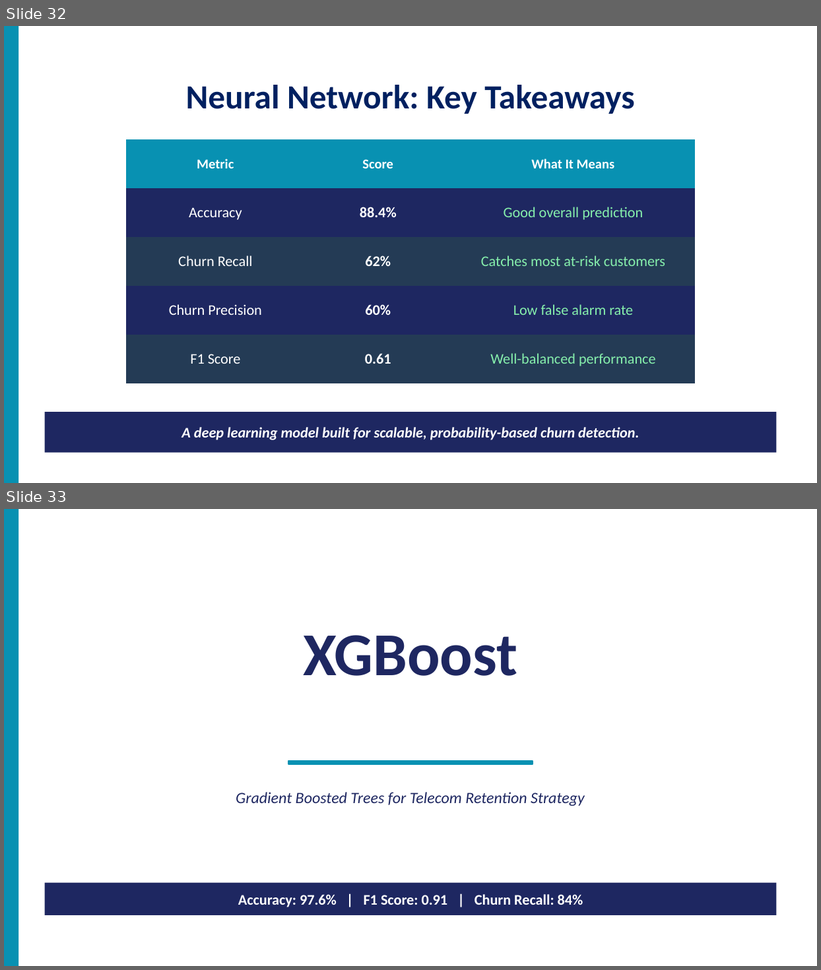
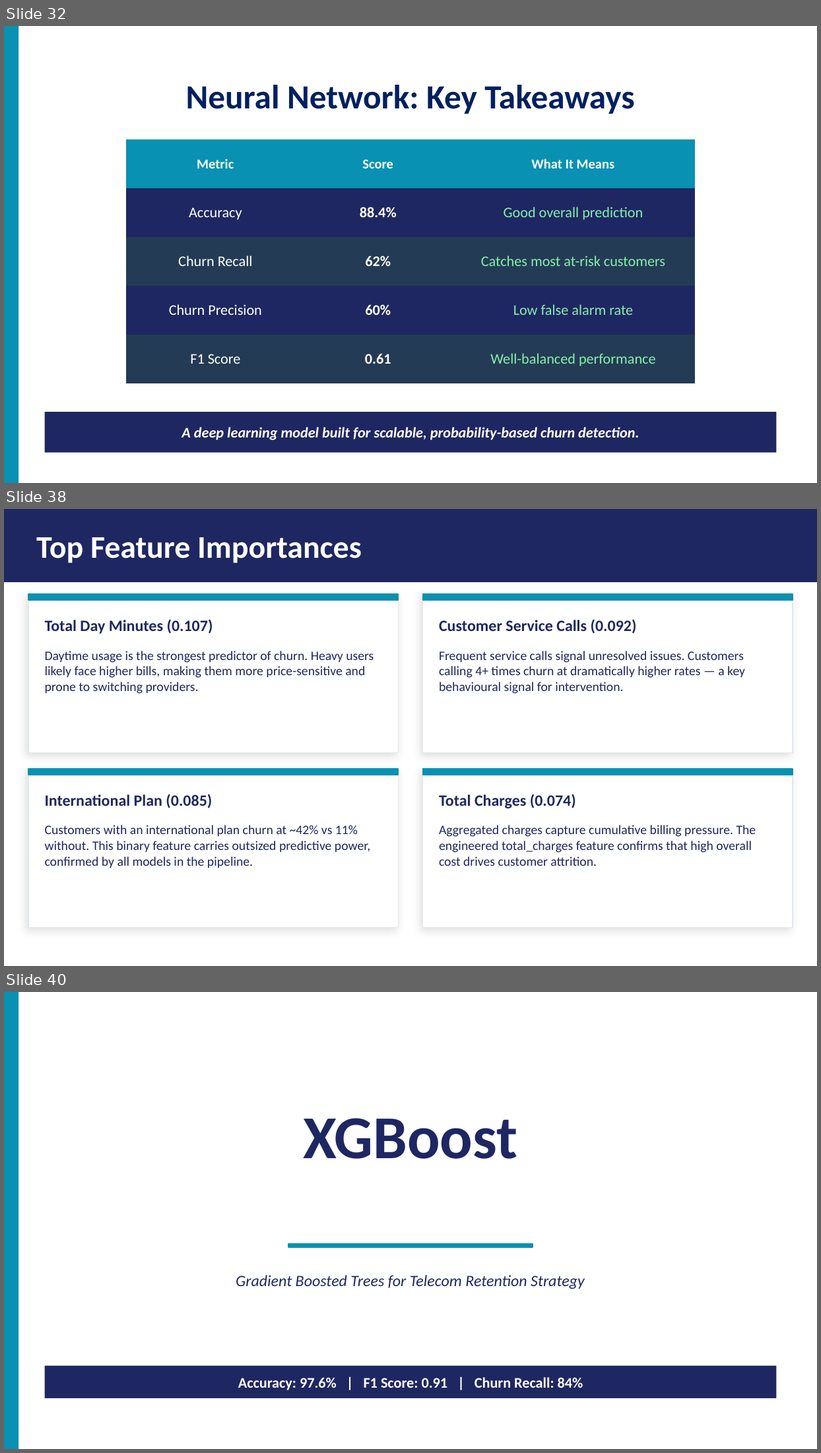
Before and after one commit to lixuanxiao2026/customer-churn-ml, a slide deck: slides/Churn_Prediction_Group_Template.pptx. Shown one above the other, each under a label of ours: slides 32 and 33 before the commit, slides 32, 38 and 40 after it; the slides between them are not shown. The pictures are 821x970 and 821x1453 pixels, drawn with LibreOffice and Linux fonts; fonts in the diff are those of the drawing. Boxes give left, top, right and bottom in pixels: in the first picture for what was removed or moved away, otherwise in the second. Text is boxed around its words. In the diff, an @@ line names an element or a change of style, - is before the commit and + after.

```diff
--- a/slides/Churn_Prediction_Group_Template.pptx
+++ b/slides/Churn_Prediction_Group_Template.pptx
@@ slide 38 added at [4, 509, 817, 966], background #FFFFFF @@
@@ rectangle added at [4, 509, 817, 582], fill #1E2761 @@
@@ text added at [36, 537, 362, 563], 28 pt, text #FFFFFF, bold @@
+Top Feature Importances
@@ rectangle added at [28, 594, 399, 753], fill #FFFFFF, outline #E2E8F0 1 pt @@
@@ rectangle added at [28, 594, 399, 600], fill #0891B2, outline #0891B2 1 pt @@
@@ rectangle added at [422, 594, 793, 753], fill #FFFFFF, outline #E2E8F0 1 pt @@
@@ rectangle added at [422, 594, 793, 600], fill #0891B2, outline #0891B2 1 pt @@
@@ text added at [45, 619, 213, 634], 14 pt, text #1E2761, bold @@
+Total Day Minutes (0.107)
@@ text added at [439, 619, 637, 634], 14 pt, text #1E2761, bold @@
+Customer Service Calls (0.092)
@@ text added at [45, 651, 374, 694], 11.5 pt, text #1E2761 @@
+Daytime usage is the strongest predictor of churn. Heavy users likely face higher bills, making them more price-sensitive and prone to switching providers.
@@ text added at [439, 651, 745, 694], 11.5 pt, text #1E2761 @@
+Frequent service calls signal unresolved issues. Customers calling 4+ times churn at dramatically higher rates — a key behavioural signal for intervention.
@@ rectangle added at [28, 769, 399, 927], fill #FFFFFF, outline #E2E8F0 1 pt @@
@@ rectangle added at [28, 769, 399, 775], fill #0891B2, outline #0891B2 1 pt @@
@@ rectangle added at [422, 769, 793, 927], fill #FFFFFF, outline #E2E8F0 1 pt @@
@@ rectangle added at [422, 769, 793, 775], fill #0891B2, outline #0891B2 1 pt @@
@@ text added at [45, 794, 212, 809], 14 pt, text #1E2761, bold @@
+International Plan (0.085)
@@ text added at [439, 794, 576, 809], 14 pt, text #1E2761, bold @@
+Total Charges (0.074)
@@ text added at [45, 825, 370, 868], 11.5 pt, text #1E2761 @@
+Customers with an international plan churn at ~42% vs 11% without. This binary feature carries outsized predictive power, confirmed by all models in the pipeline.
@@ text added at [439, 825, 756, 866], 11.5 pt, text #1E2761 @@
+Aggregated charges capture cumulative billing pressure. The engineered total_charges feature confirms that high overall cost drives customer attrition.
@@ what was slide 33 is now slide 40 @@
```
Also in this commit, not shown: 6 other slides added, 2 other files.
